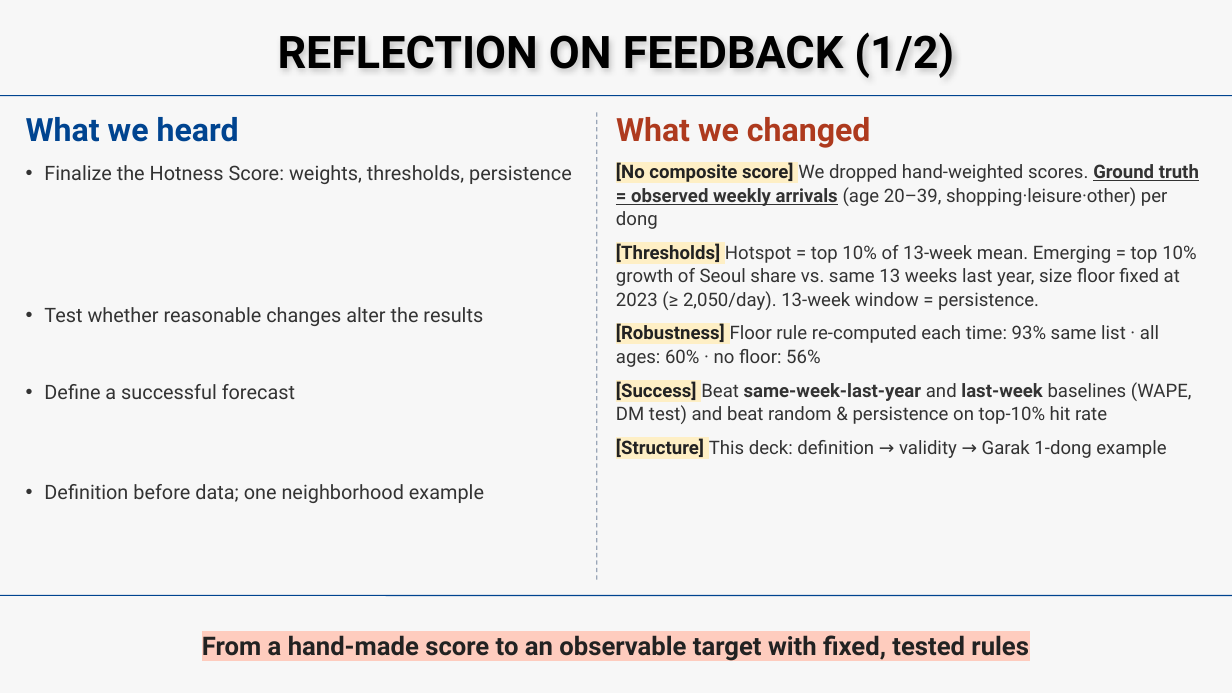
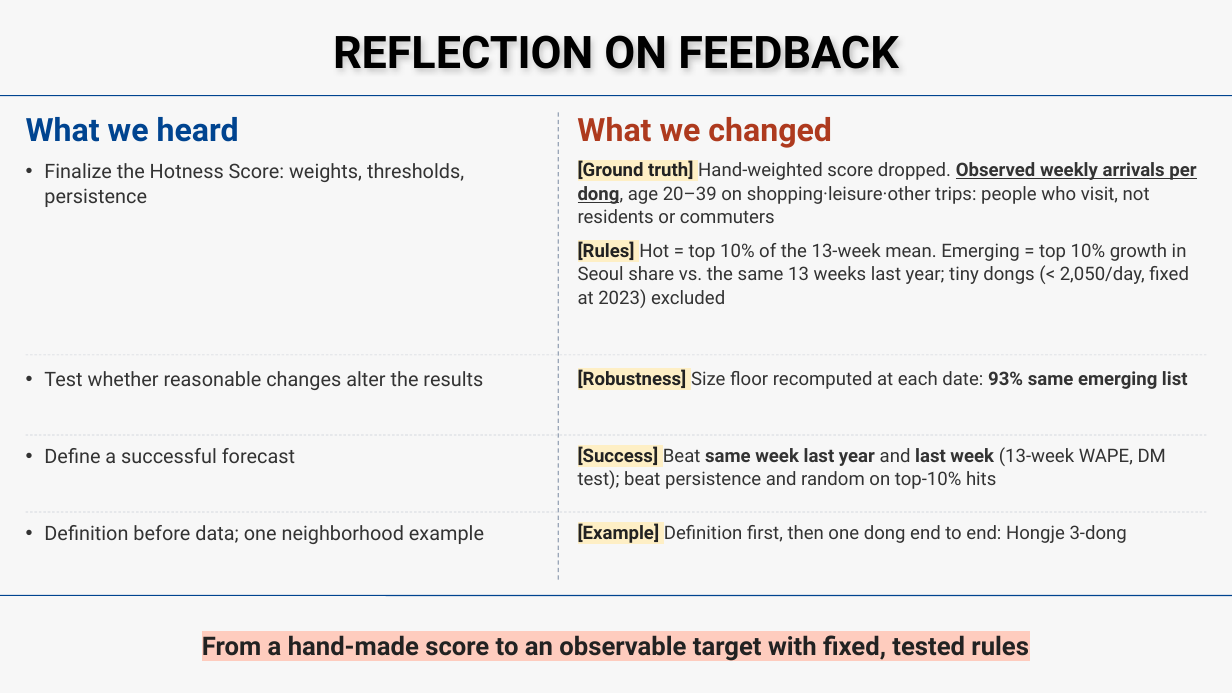
Before and after one commit to beblack127/HEAT, a slide deck: slide 3 of reports/gt_midterm/slides/HEAT_midterm.pptx. Drawn at 1232x693 pixels with LibreOffice and Linux fonts; fonts in the diff are those of the drawing. Boxes give left, top, right and bottom in pixels: in the first picture for what was removed or moved away, otherwise in the second. Text is boxed around its words. In the diff, an @@ line names an element or a change of style, - is before the commit and + after.

```diff
--- a/reports/gt_midterm/slides/HEAT_midterm.pptx
+++ b/reports/gt_midterm/slides/HEAT_midterm.pptx
@@ text at [333, 35, 899, 69]: text changed @@
-REFLECTION ON FEEDBACK (1/2)
+REFLECTION ON FEEDBACK
@@ line moved from (597, 112) - (597, 581) to (558, 112) - (558, 581) @@
@@ text "What we changed": place and size @@
-text "What we changed" at [616, 117, 871, 148]
+text "What we changed" at [577, 117, 832, 148]
@@ text "Finalize the Hotness Score: weights, ..." rewrapped from [44, 165, 572, 184] to [44, 163, 464, 207] @@
@@ text at [578, 159, 1196, 308]: text changed @@
-[No composite score] We dropped hand-weighted scores. Ground truth = observed weekly arrivals (age 20–39, shopping·leisure·other) per dong
-[Thresholds] Hotspot = top 10% of 13-week mean. Emerging = top 10% growth of Seoul share vs. same 13 weeks last year, size floor fixed at 2023 (≥ 2,050/day). 13-week window = persistence.
-[Robustness] Floor rule re-computed each time: 93% same list · all ages: 60% · no floor: 56%
-[Success] Beat same-week-last-year and last-week baselines (WAPE, DM test) and beat random & persistence on top-10% hit rate
-[Structure] This deck: definition → validity → Garak 1-dong example
+[Ground truth] Hand-weighted score dropped. Observed weekly arrivals per dong, age 20–39 on shopping·leisure·other trips: people who visit, not residents or commuters
+[Rules] Hot = top 10% of the 13-week mean. Emerging = top 10% growth in Seoul share vs. the same 13 weeks last year; tiny dongs (< 2,050/day, fixed at 2023) excluded
@@ line added from (26, 355) to (1206, 355), #C9CED6 0.75 pt dashed @@
@@ text "Test whether reasonable changes alter ...": place and size @@
-text "Test whether reasonable changes alter ..." at [44, 307, 483, 326]
+text "Test whether reasonable changes alter ..." at [44, 371, 483, 390]
@@ text added at [578, 369, 1188, 389], 21.8 pt, text #333333, bold @@
+[Robustness] Size floor recomputed at each date: 93% same emerging list
@@ text "Define a successful forecast": place and size @@
-text "Define a successful forecast" at [44, 384, 295, 399]
+text "Define a successful forecast" at [44, 448, 295, 463]
@@ line added from (26, 435) to (1206, 435), #C9CED6 0.75 pt dashed @@
@@ text added at [578, 446, 1166, 489], 21.8 pt, text #333333 @@
+[Success] Beat same week last year and last week (13-week WAPE, DM test); beat persistence and random on top-10% hits
@@ text "Definition before data; one neighborhood ...": place and size @@
-text "Definition before data; one neighborhood ..." at [44, 484, 484, 503]
+text "Definition before data; one neighborhood ..." at [44, 525, 484, 544]
@@ line added from (26, 512) to (1206, 512), #C9CED6 0.75 pt dashed @@
@@ text added at [578, 523, 1127, 543], 21.8 pt, text #333333 @@
+[Example] Definition first, then one dong end to end: Hongje 3-dong
```
Also in this commit, not shown: 5 other slides changed, 4 slides added, 4 slides removed, 13 other files.
